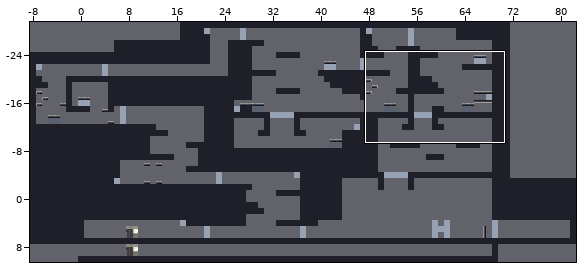
Two versions of a level (Tiled map, Assets/Assets/VerticalSlice/VSTest.tmx). The picture above shows the old version from afar; the outline marks the close-up.
Close-up. Before the commit:
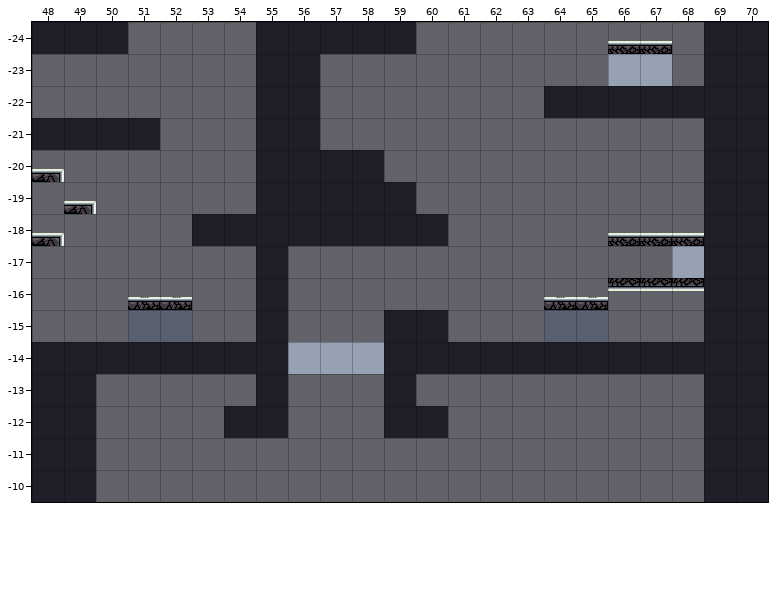
Cells are 32x32 px. Shown: x 48..70, y -24..-10. The commit also changed other parts of the map, which this record leaves out.
The same view after the edit:
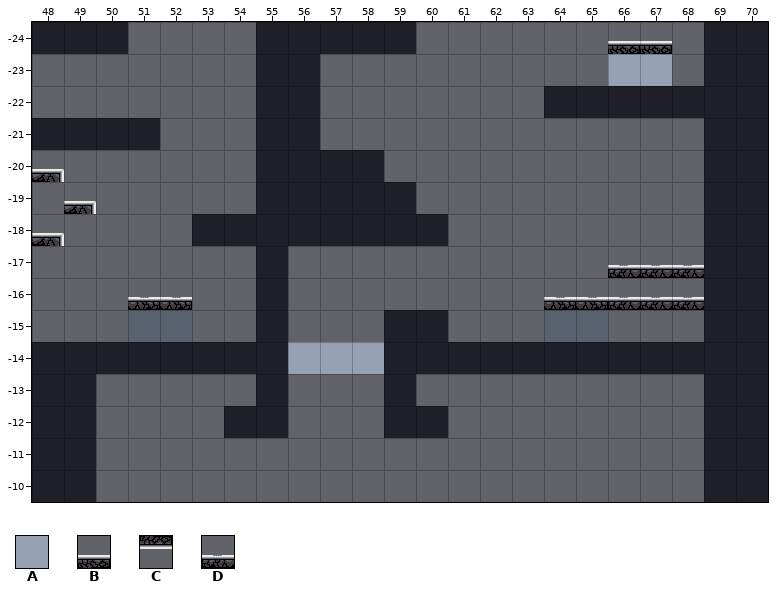
Key: from "Test1": A 0; from "tile_lvl1_inside_05": B 0, C 0 flipped up-down, D 1 flipped left-right.
_ is an empty cell.
The edit:
{"where": "layer \"Test1\""}
{"y":-18,"x":66,"old":"BBB","new":"___"}
{"y":-17,"x":66,"old":"__A","new":"DDD"}
{"y":-16,"x":66,"old":"CCC","new":"DDD"}
